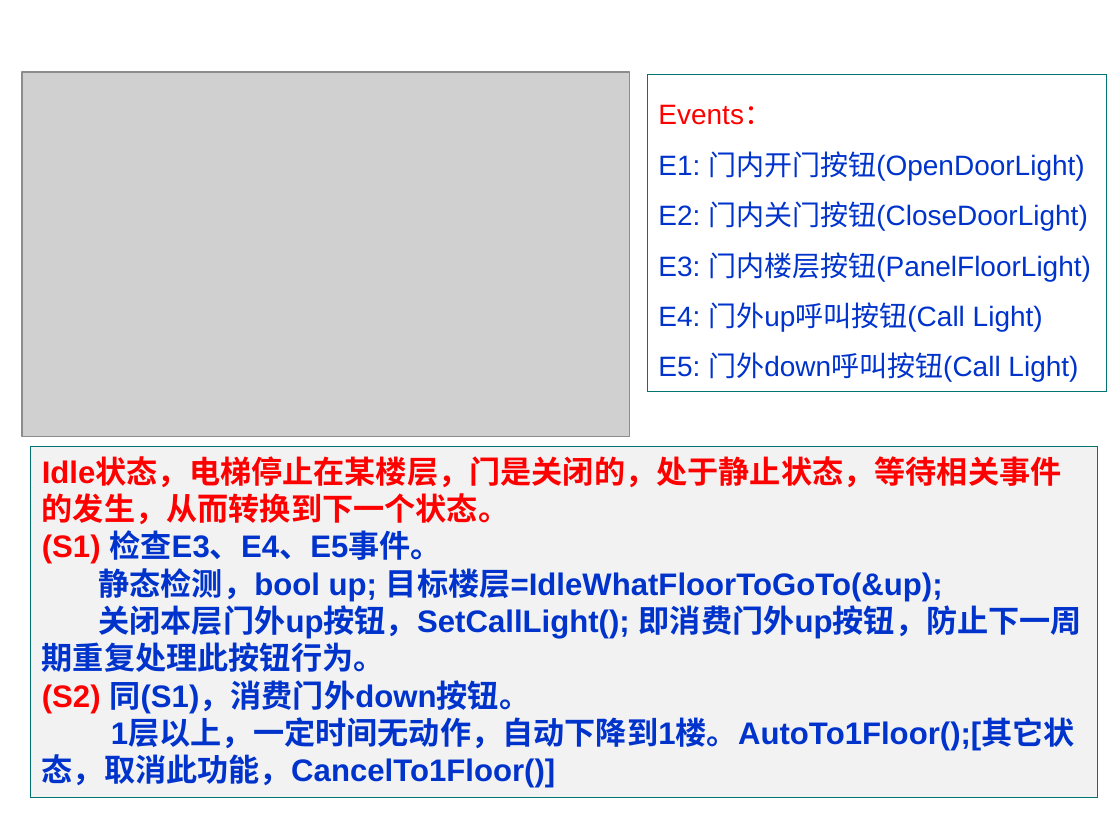
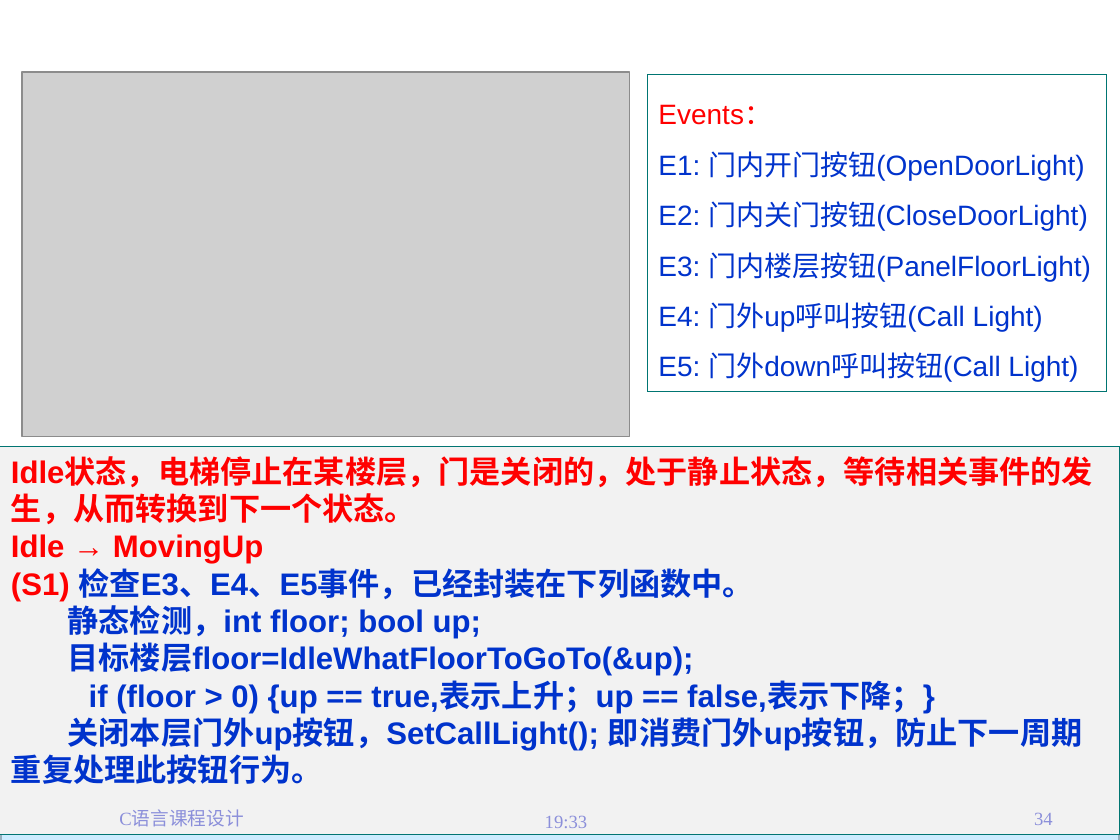
Before and after one commit to jtrfid/C-Repositories, a slide deck: slide 34 of C语言课程设计/2016/Garage_mfc/状态和状态机.pptx (slide 33 before the commit). Drawn at 1120x840 pixels with LibreOffice and Linux fonts; fonts in the diff are those of the drawing; grey boxes stand for pictures; background and template pictures are left out. Boxes give left, top, right and bottom in pixels: in the first picture for what was removed or moved away, otherwise in the second. Text is boxed around its words. In the diff, an @@ line names an element or a change of style, - is before the commit and + after.

```diff
--- a/C语言课程设计/2016/Garage_mfc/状态和状态机.pptx
+++ b/C语言课程设计/2016/Garage_mfc/状态和状态机.pptx
@@ rectangle "Idle状态，电梯停止在某楼层，门是关闭的，处于静止状态，等待相关事件的发生，从而转换到下一个状态。" resized from (x1=31, y1=447, x2=1099, y2=797) to (x1=0, y1=447, x2=1120, y2=836) @@
@@ text in rectangle at (x1=11, y1=534, x2=935, y2=713): text changed @@
-(S1) 检查E3、E4、E5事件。
-静态检测，bool up; 目标楼层=IdleWhatFloorToGoTo(&up);
+Idle → MovingUp
+(S1) 检查E3、E4、E5事件，已经封装在下列函数中。
+静态检测，int floor; bool up;
+目标楼层floor=IdleWhatFloorToGoTo(&up);
+if (floor > 0) {up == true,表示上升；up == false,表示下降；}
@@ text in rectangle at (x1=42, y1=680, x2=1075, y2=788): paragraphs removed @@
-(S2) 同(S1)，消费门外down按钮。
-1层以上，一定时间无动作，自动下降到1楼。AutoTo1Floor();[其它状态，取消此功能，CancelTo1Floor()]
@@ rectangle added at (x1=0, y1=791, x2=1120, y2=840), fill #CCECFF, outline #97AFBD 2 pt @@
@@ text removed at (x1=700, y1=797, x2=1118, y2=831) @@
-厚德 · 求真 · 砺学 · 笃行
@@ text added at (x1=119, y1=811, x2=243, y2=827), 12 pt, text #8C90DA @@
+C语言课程设计
@@ text added at (x1=545, y1=816, x2=587, y2=828), 12 pt, text #8C90DA @@
+19:33
@@ page number added at (x1=1034, y1=813, x2=1053, y2=825), 12 pt, text #8C90DA @@
+34
```
Also in this commit, not shown: 48 other slides changed, 5 slides added, 3 other files.
